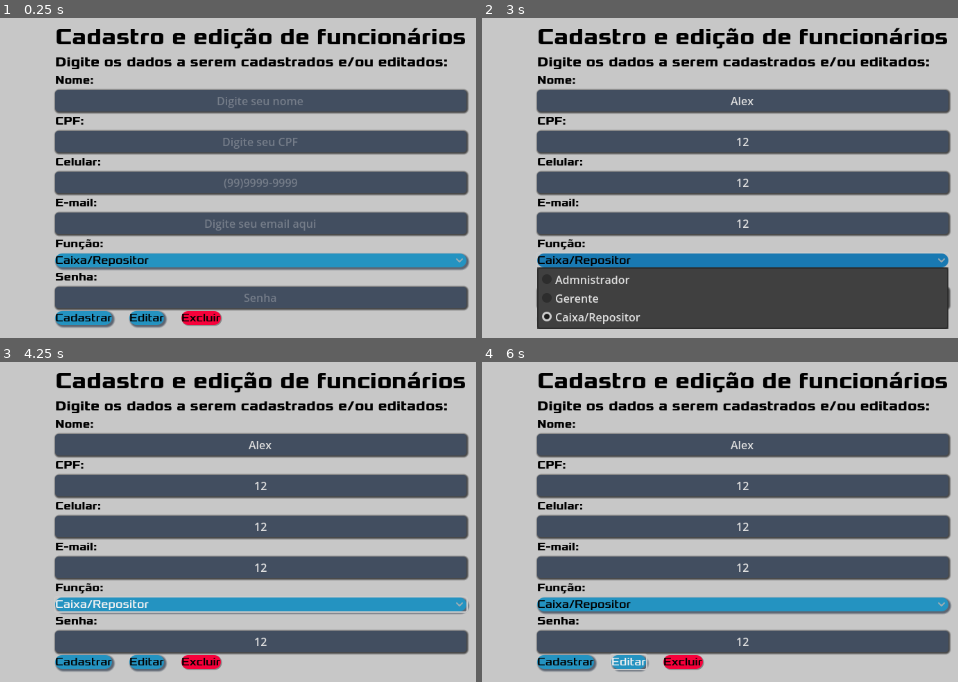
Above: before the commit, frames 1-4 (two rows, left to right).
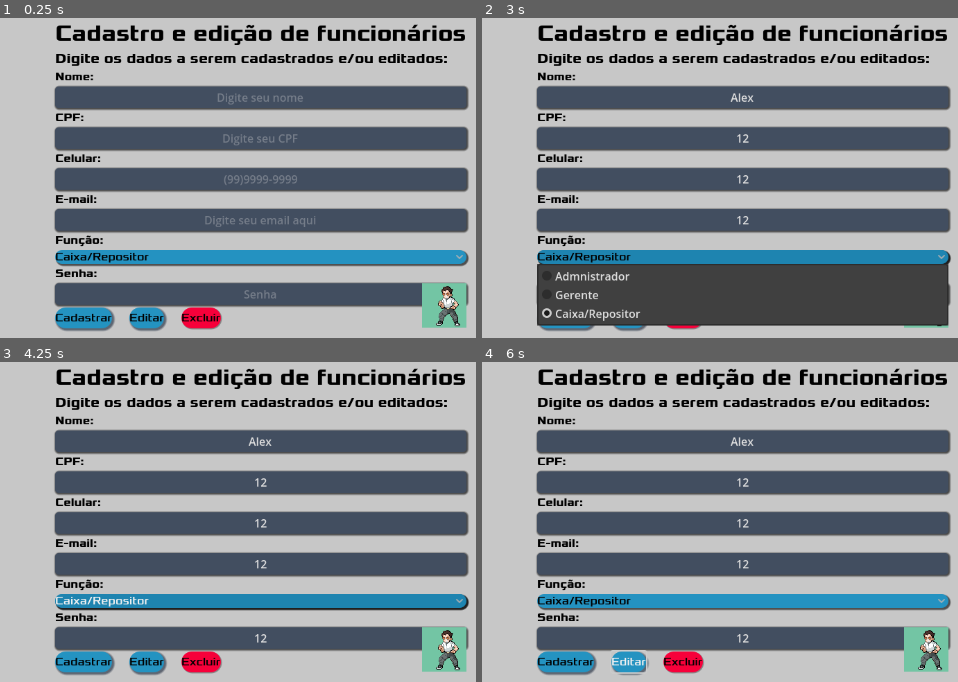
Above: after the commit, the same moments.

Repository: Jeday03/Sistema-De-Inventario-Modeladgem-De-Sistemas
Game: Godot game, scene res://Scenes/CadastroFuncionario.tscn
Two runs of this game, one before a commit and one after it. Both use one fixed random seed, a clock stepped at 60 frames per second and the inputs below. This scene is started directly instead of the project's main scene.
Inputs (mouse positions are in pixels of both pictures, inside the frame that each line leads up to):
- Up to frame 1 (0.25 s): no input
- Up to frame 2 (3 s): click (743, 101) at 0.52 s; type "Alex" at 0.6 s; click (743, 142) at 0.75 s; type "12" at 0.83 s; click (743, 181) at 0.98 s; type "12" at 1.07 s; click (743, 222) at 1.27 s; type "12" at 1.35 s; click (743, 296) at 1.5 s; type "12" at 1.58 s; click (924, 306) at 2.02 s; click "Caixa/Repositor" at 2.75 s
- Up to frame 3 (4.25 s): click "Cadastrar" at 3.5 s
- Up to frame 4 (6 s): click "Editar" at 4.25 s; click "Excluir" at 5 s; click "Tentar novamente" at 5.75 s

The runs differ from the first frame. In frame 1, 24% of the frame differs, in the area x 11-99%, y 1-98%; in frame 2, 20%; in frame 3, 23%; in frame 4, 23%.

Commit message:
Coloca estilo nas paginas

Diff:
--- a/stockmastergodot2/Scenes/CadastroFuncionario.tscn
+++ b/stockmastergodot2/Scenes/CadastroFuncionario.tscn
@@ -1,8 +1,9 @@
-[gd_scene load_steps=4 format=3 uid="uid://flpa1v0if7uv"]
+[gd_scene load_steps=5 format=3 uid="uid://flpa1v0if7uv"]
 
 [ext_resource type="Script" path="res://Scripts/CadastroFuncionarioScript.gd" id="1_qssss"]
 [ext_resource type="Theme" uid="uid://bqh2iuipvdjx" path="res://Themes/TemaNovo.tres" id="2_al0f7"]
 [ext_resource type="Theme" uid="uid://dormmmutv1axg" path="res://Themes/Logout.tres" id="3_4jtm2"]
+[ext_resource type="Theme" uid="uid://be60t68qx8sof" path="res://Themes/Visibility.tres" id="3_15m6i"]
 
 [node name="CadastroFuncionario" type="Control"]
 layout_mode = 3
@@ -141,9 +142,16 @@
 placeholder_text = "Senha"
 alignment = 1
 
+[node name="Button" type="Button" parent="HBoxContainer/MarginContainer2/Formulario/CampoSenha"]
+layout_direction = 3
+layout_mode = 0
+offset_right = 64.0
+offset_bottom = 64.0
+theme = ExtResource("3_15m6i")
+
 [node name="HBoxContainer" type="HBoxContainer" parent="HBoxContainer/MarginContainer2/Formulario"]
+custom_minimum_size = Vector2(0, 30)
 layout_mode = 2
-size_flags_vertical = 2
 theme_override_constants/separation = 25
 
 [node name="Cadastrar" type="Button" parent="HBoxContainer/MarginContainer2/Formulario/HBoxContainer"]
--- a/stockmastergodot2/Scenes/DefaultPage.tscn
+++ b/stockmastergodot2/Scenes/DefaultPage.tscn
@@ -1,6 +1,7 @@
-[gd_scene load_steps=3 format=3 uid="uid://cpp10fh3liriv"]
+[gd_scene load_steps=4 format=3 uid="uid://cpp10fh3liriv"]
 
 [ext_resource type="Theme" uid="uid://bqh2iuipvdjx" path="res://Themes/TemaNovo.tres" id="1_7tra1"]
+[ext_resource type="Texture2D" uid="uid://jk0exjrfod4x" path="res://PlaceHolders/salim.png" id="2_bkq7m"]
 [ext_resource type="Theme" uid="uid://dormmmutv1axg" path="res://Themes/Logout.tres" id="2_hxsfm"]
 
 [node name="DefaultPage" type="Control"]
@@ -25,12 +26,17 @@
 anchors_preset = 4
 anchor_top = 0.5
 anchor_bottom = 0.5
-offset_left = 49.0
+offset_left = 25.0
 offset_top = -17.5
-offset_right = 249.0
+offset_right = 240.0
 offset_bottom = 17.5
 grow_vertical = 2
 theme = ExtResource("1_7tra1")
+
+[node name="TextureRect" type="TextureRect" parent="Header/HBoxContainer"]
+layout_mode = 2
+texture = ExtResource("2_bkq7m")
+expand_mode = 2
 
 [node name="Label" type="Label" parent="Header/HBoxContainer"]
 layout_mode = 2
@@ -71,6 +77,7 @@
 [node name="VBoxContainer" type="VBoxContainer" parent="Sidebar/MarginContainer"]
 z_index = 1
 layout_mode = 2
+theme_override_constants/separation = 10
 
 [node name="EstoqueButton" type="Button" parent="Sidebar/MarginContainer/VBoxContainer"]
 layout_mode = 2
--- a/stockmastergodot2/Themes/TemaNovo.tres
+++ b/stockmastergodot2/Themes/TemaNovo.tres
@@ -45,6 +45,42 @@
 shadow_size = 3
 shadow_offset = Vector2(1, 1)
 
+[sub_resource type="StyleBoxFlat" id="StyleBoxFlat_wtxnt"]
+
+[sub_resource type="StyleBoxFlat" id="StyleBoxFlat_d5pd4"]
+bg_color = Color(0.117459, 0.518971, 0.688899, 1)
+corner_radius_top_left = 15
+corner_radius_top_right = 15
+corner_radius_bottom_right = 15
+corner_radius_bottom_left = 15
+shadow_size = 2
+shadow_offset = Vector2(2, 2)
+
+[sub_resource type="StyleBoxFlat" id="StyleBoxFlat_i8mqm"]
+bg_color = Color(0.183619, 0.637798, 0.836611, 1)
+corner_radius_top_left = 15
+corner_radius_top_right = 15
+corner_radius_bottom_right = 15
+corner_radius_bottom_left = 15
+
+[sub_resource type="StyleBoxFlat" id="StyleBoxFlat_r0a0p"]
+bg_color = Color(0.141176, 0.572549, 0.756863, 1)
+corner_radius_top_left = 15
+corner_radius_top_right = 15
+corner_radius_bottom_right = 15
+corner_radius_bottom_left = 15
+shadow_size = 2
+shadow_offset = Vector2(2, 2)
+
+[sub_resource type="StyleBoxFlat" id="StyleBoxFlat_x28w5"]
+bg_color = Color(0.126012, 0.540012, 0.715744, 1)
+corner_radius_top_left = 15
+corner_radius_top_right = 15
+corner_radius_bottom_right = 15
+corner_radius_bottom_left = 15
+shadow_size = 2
+shadow_offset = Vector2(2, 2)
+
 [resource]
 Button/colors/font_color = Color(0, 0, 0, 1)
 Button/colors/font_pressed_color = Color(0, 0, 0, 1)
@@ -60,3 +96,8 @@
 Label/fonts/font = ExtResource("2_qg5t3")
 LineEdit/colors/font_placeholder_color = Color(0.86037, 0.860369, 0.860369, 0.329412)
 LineEdit/styles/normal = SubResource("StyleBoxFlat_waxua")
+OptionButton/styles/disabled = SubResource("StyleBoxFlat_wtxnt")
+OptionButton/styles/focus = SubResource("StyleBoxFlat_d5pd4")
+OptionButton/styles/hover = SubResource("StyleBoxFlat_i8mqm")
+OptionButton/styles/normal = SubResource("StyleBoxFlat_r0a0p")
+OptionButton/styles/pressed = SubResource("StyleBoxFlat_x28w5")
--- /dev/null
+++ b/stockmastergodot2/Themes/Visibility.tres
@@ -0,0 +1,10 @@
+[gd_resource type="Theme" load_steps=3 format=3 uid="uid://be60t68qx8sof"]
+
+[ext_resource type="Texture2D" uid="uid://jk0exjrfod4x" path="res://PlaceHolders/salim.png" id="1_y5anm"]
+
+[sub_resource type="StyleBoxFlat" id="StyleBoxFlat_rnme0"]
+
+[resource]
+Button/icons/icon = ExtResource("1_y5anm")
+Button/styles/normal = SubResource("StyleBoxFlat_rnme0")
+Button/styles/seila = null
Not shown: 1 places in stockmastergodot2/Themes/TemaNovo.tres that only renumber resources
